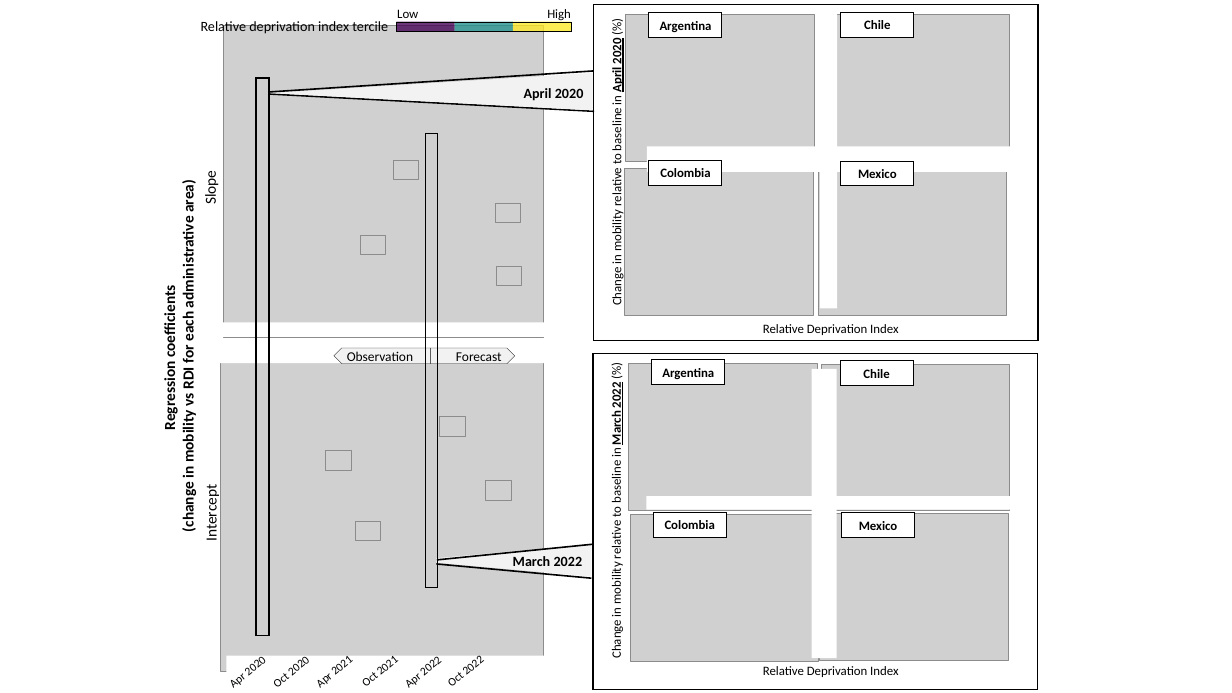
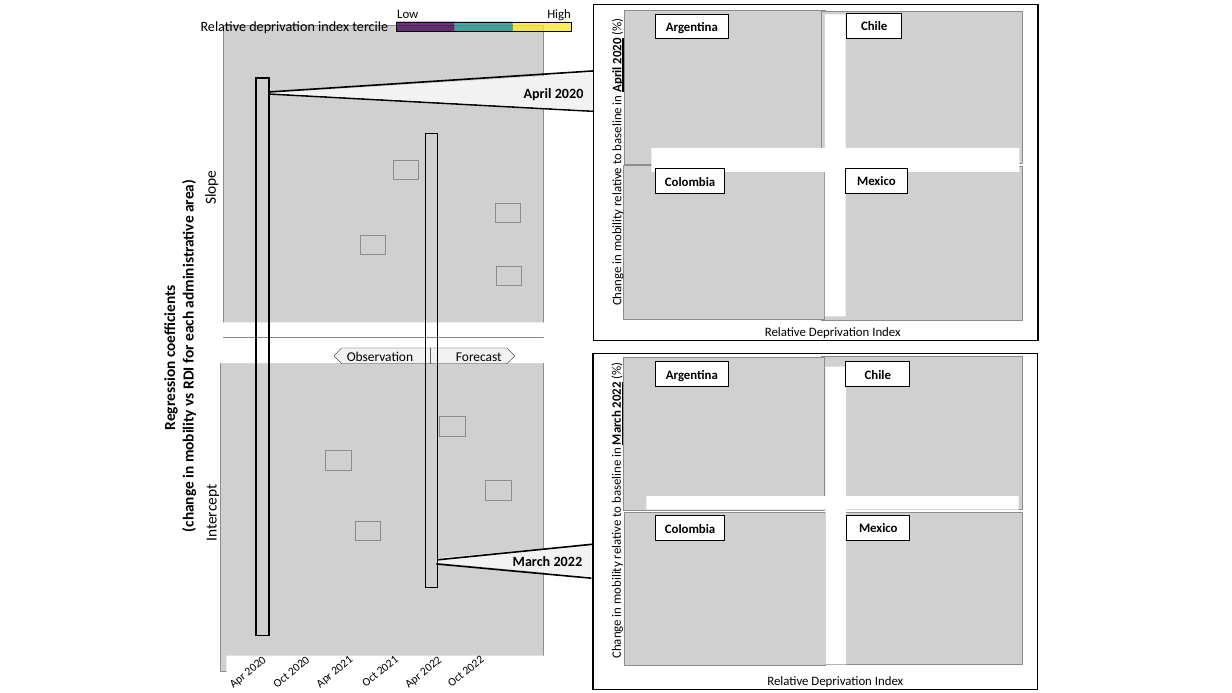
Before and after one commit to carmen-cabrera/latin-mobility-covid, a slide deck: slide 1 of plots/figure-regression-evo-nobackground/regression-evo-nobackground.pptx. Drawn at 1232x693 pixels with LibreOffice and Linux fonts; fonts in the diff are those of the drawing; grey boxes stand for pictures. Boxes give left, top, right and bottom in pixels: in the first picture for what was removed or moved away, otherwise in the second. Text is boxed around its words. In the diff, an @@ line names an element or a change of style, - is before the commit and + after.

```diff
--- a/plots/figure-regression-evo-nobackground/regression-evo-nobackground.pptx
+++ b/plots/figure-regression-evo-nobackground/regression-evo-nobackground.pptx
@@ picture: place and size @@
-picture at (626,14,814,161)
+picture at (624,11,825,165)
@@ rectangle "Argentina": place and size @@
-rectangle "Argentina" at (649,13,722,38)
+rectangle "Argentina" at (655,14,728,39)
@@ picture: place and size @@
-picture at (822,14,1009,160)
+picture at (822,11,1023,164)
@@ rectangle: place and size @@
-rectangle at (819,12,837,308)
+rectangle at (825,15,847,317)
@@ rectangle "Chile": place and size @@
-rectangle "Chile" at (841,12,914,37)
+rectangle "Chile" at (848,14,902,39)
@@ rectangle: place and size @@
-rectangle at (647,147,1019,172)
+rectangle at (652,148,1019,172)
@@ picture: place and size @@
-picture at (625,169,813,316)
+picture at (624,166,825,320)
@@ rectangle "Colombia": place and size @@
-rectangle "Colombia" at (649,161,722,186)
+rectangle "Colombia" at (655,169,725,194)
@@ picture: place and size @@
-picture at (819,169,1006,316)
+picture at (822,166,1023,320)
@@ rectangle "Mexico": place and size @@
-rectangle "Mexico" at (841,161,914,186)
+rectangle "Mexico" at (846,168,908,193)
@@ picture: place and size @@
-picture at (629,364,818,511)
+picture at (624,358,825,510)
@@ picture: place and size @@
-picture at (822,364,1010,511)
+picture at (822,357,1023,509)
@@ rectangle: place and size @@
-rectangle at (811,369,836,658)
+rectangle at (825,367,846,665)
@@ rectangle "Chile": place and size @@
-rectangle "Chile" at (840,360,913,385)
+rectangle "Chile" at (846,361,909,386)
@@ picture: place and size @@
-picture at (630,515,819,662)
+picture at (624,513,825,665)
@@ picture: place and size @@
-picture at (820,514,1008,661)
+picture at (822,512,1023,665)
@@ rectangle "Mexico": place and size @@
-rectangle "Mexico" at (842,513,915,538)
+rectangle "Mexico" at (847,516,909,541)
@@ text "Relative Deprivation Index": place and size @@
-text "Relative Deprivation Index" at (763,666,898,677)
+text "Relative Deprivation Index" at (767,676,903,687)
```
Also in this commit, not shown: 25 other files.
